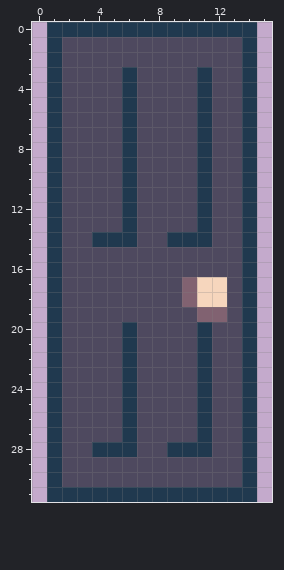
One commit to this pixel-art file: Levels/Terrain/Castle/Door/Door.aseprite. Above: the version before the commit.
16x32 pixels, 1 frame.
And afterwards:
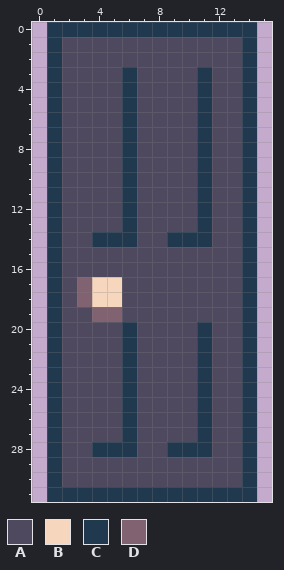
Palette (. is transparent): A #4e495f  B #f6d6bd  C #20394f  D #816271
The exact change:
{"y":17,"x":3,"old":"AAA","new":"DBB"}
{"y":17,"x":10,"old":"DBB","new":"AAA"}
{"y":18,"x":3,"old":"AAA","new":"DBB"}
{"y":18,"x":10,"old":"DBB","new":"AAA"}
{"y":19,"x":4,"old":"AA","new":"DD"}
{"y":19,"x":11,"old":"DD","new":"AA"}
